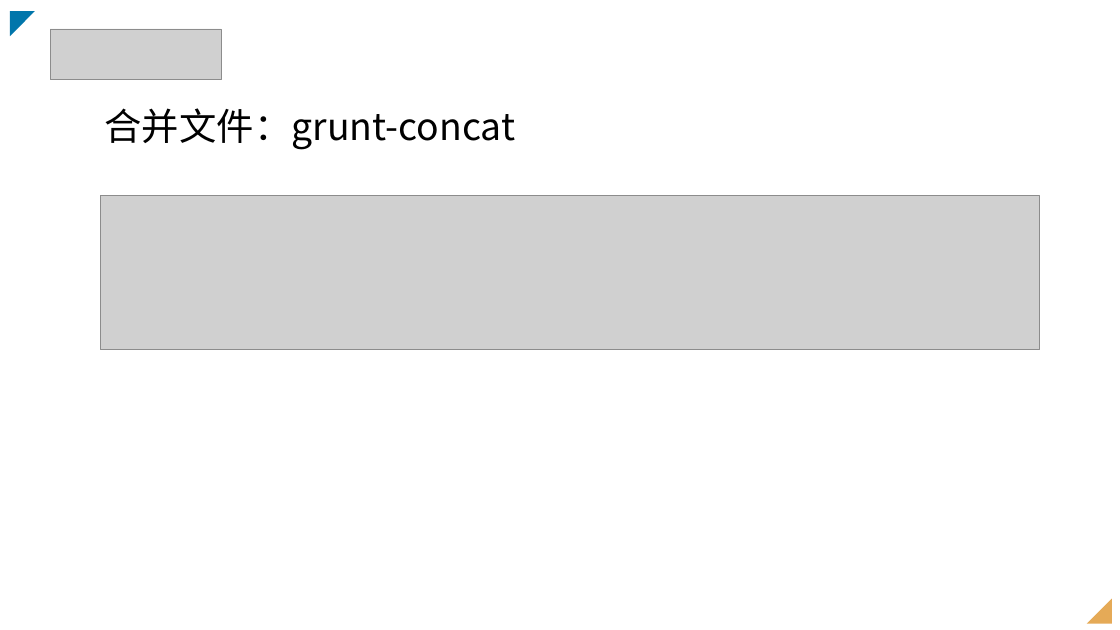
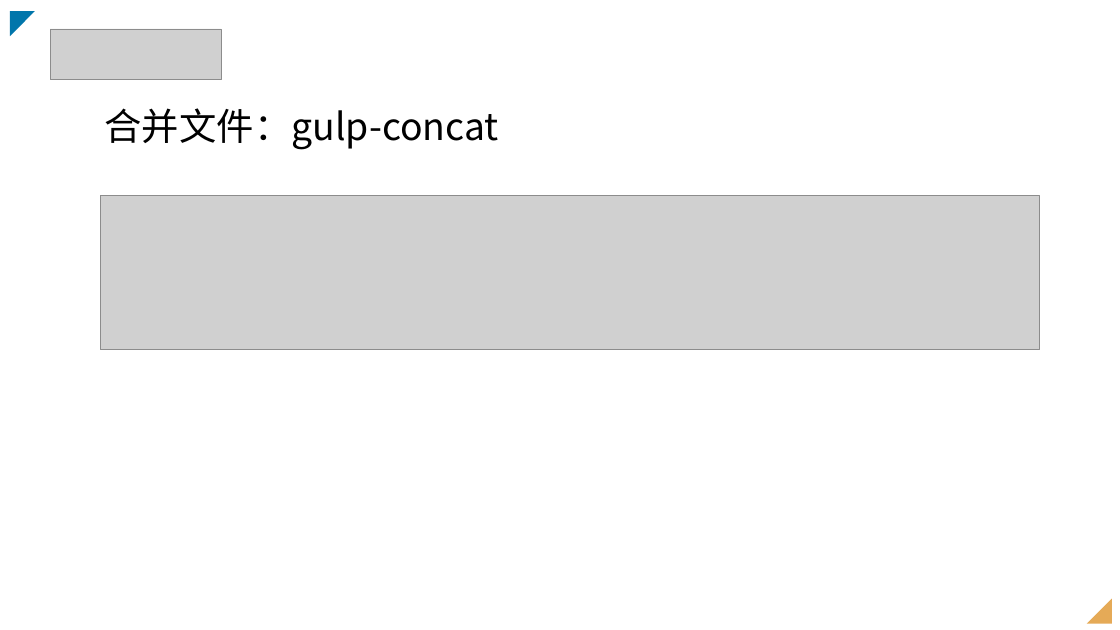
Before and after one commit to johnnysw/fellows11, a slide deck: slide 10 of gulp/gulp.pptx. Drawn at 1120x630 pixels with LibreOffice and Linux fonts; fonts in the diff are those of the drawing; grey boxes stand for pictures. Boxes give left, top, right and bottom in pixels: in the first picture for what was removed or moved away, otherwise in the second. Text is boxed around its words. In the diff, an @@ line names an element or a change of style, - is before the commit and + after.

Commit message:
gulp

```diff
--- a/gulp/gulp.pptx
+++ b/gulp/gulp.pptx
@@ text at box(105, 108, 499, 150): text changed @@
-合并文件：grunt-concat
+合并文件：gulp-concat
```
Also in this commit, not shown: 1 other slide changed, 4 other files.
